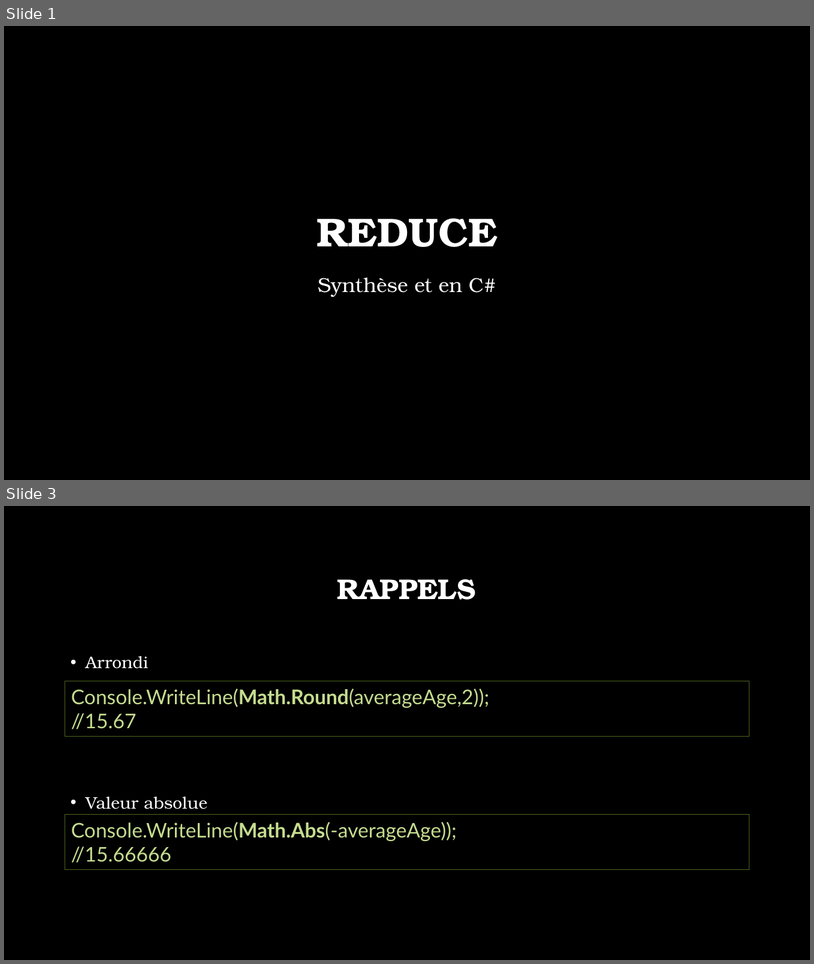
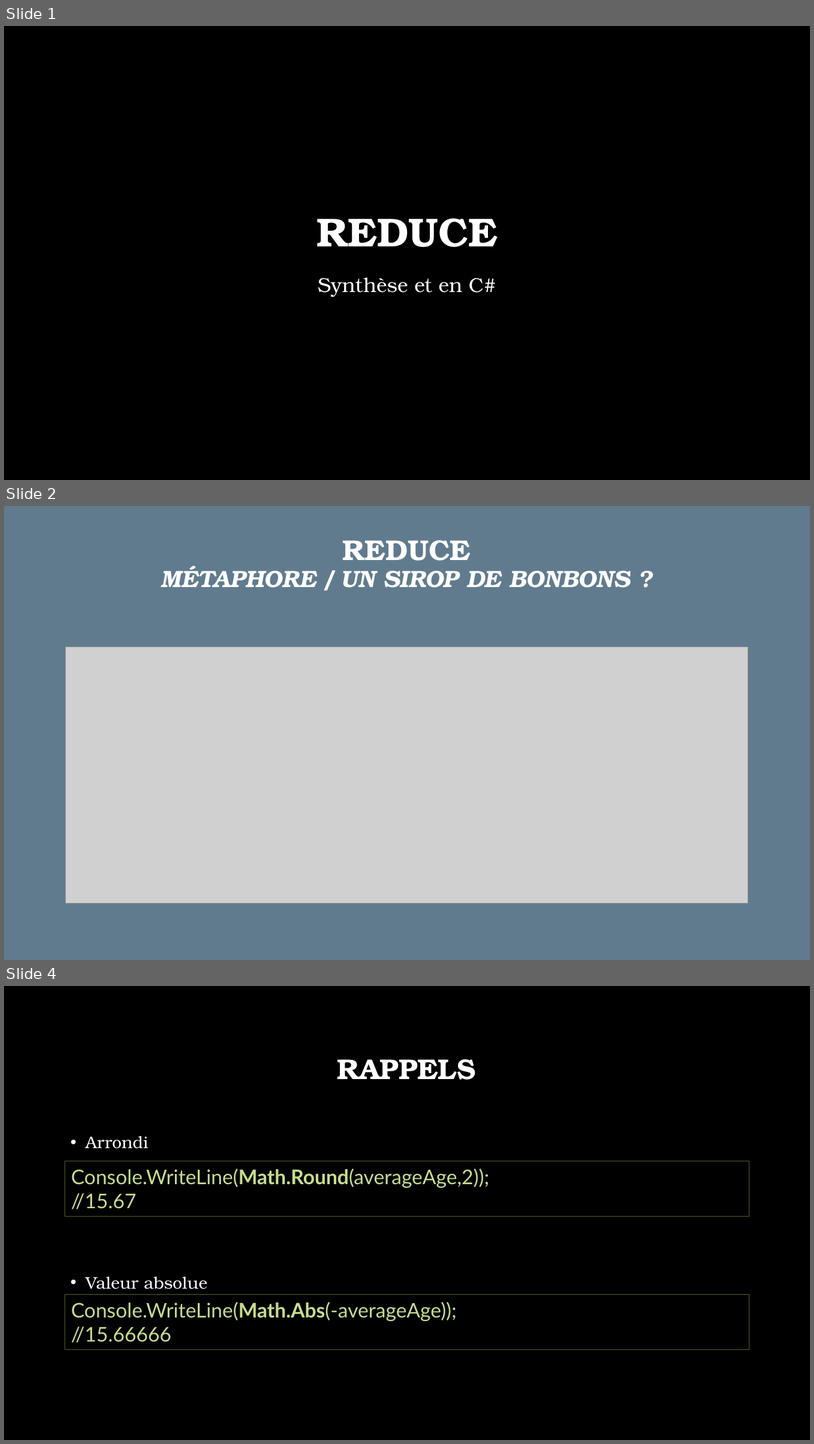
Before and after one commit to jonathanMelly/323-Programmation_fonctionnelle, a slide deck: supports/source/03-Reduce.pptx. Shown one above the other, each under a label of ours: slides 1 and 3 before the commit, slides 1, 2 and 4 after it; the slides between them are not shown. The pictures are 814x964 and 814x1444 pixels, drawn with LibreOffice and Linux fonts; fonts in the diff are those of the drawing; grey boxes stand for pictures; background and template pictures are left out. Boxes give left, top, right and bottom in pixels: in the first picture for what was removed or moved away, otherwise in the second. Text is boxed around its words. In the diff, an @@ line names an element or a change of style, - is before the commit and + after.

Commit message:
feat(reduce ppt): added a trial of metaphore...

```diff
--- a/supports/source/03-Reduce.pptx
+++ b/supports/source/03-Reduce.pptx
@@ slide 2 added at (x1=4, y1=506, x2=810, y2=960), background #1F445F at 70% opacity @@
@@ title added at (x1=161, y1=540, x2=630, y2=588), 28 pt, text #FFFFFF, bold, italic @@
+REDUCE
+MÉTAPHORE / UN SIROP DE BONBONS ?
@@ picture added at (x1=66, y1=647, x2=749, y2=903) @@
@@ what was slide 3 is now slide 4 @@
```
Also in this commit, not shown: 1 slide changed.
